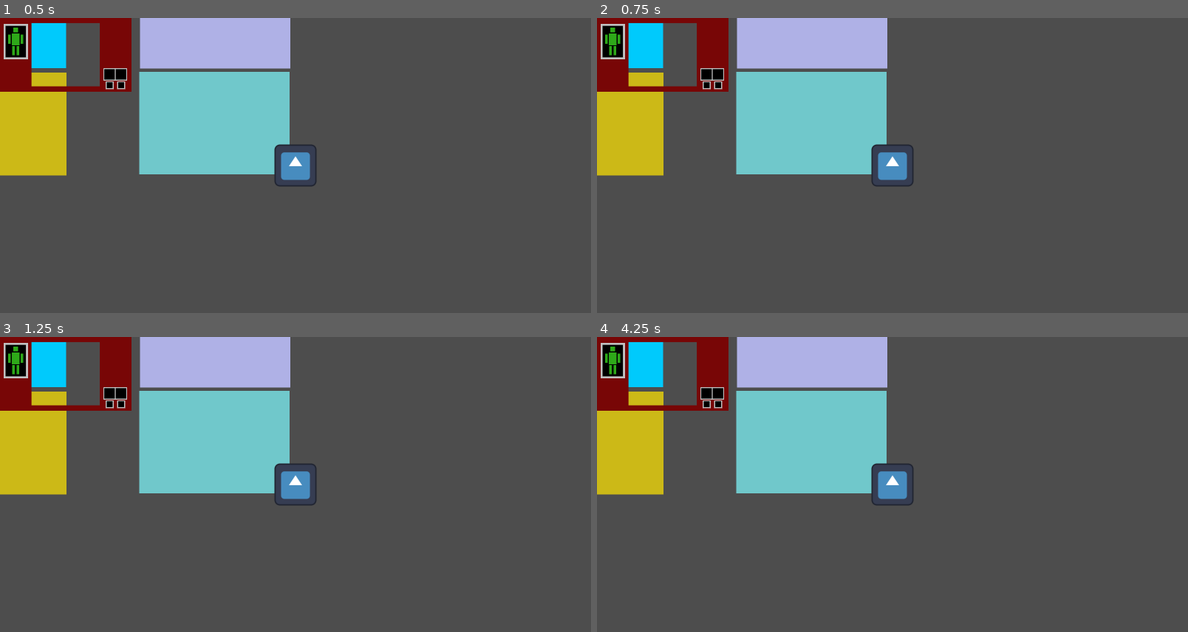
Above: before the commit, frames 1-4 (two rows, left to right).
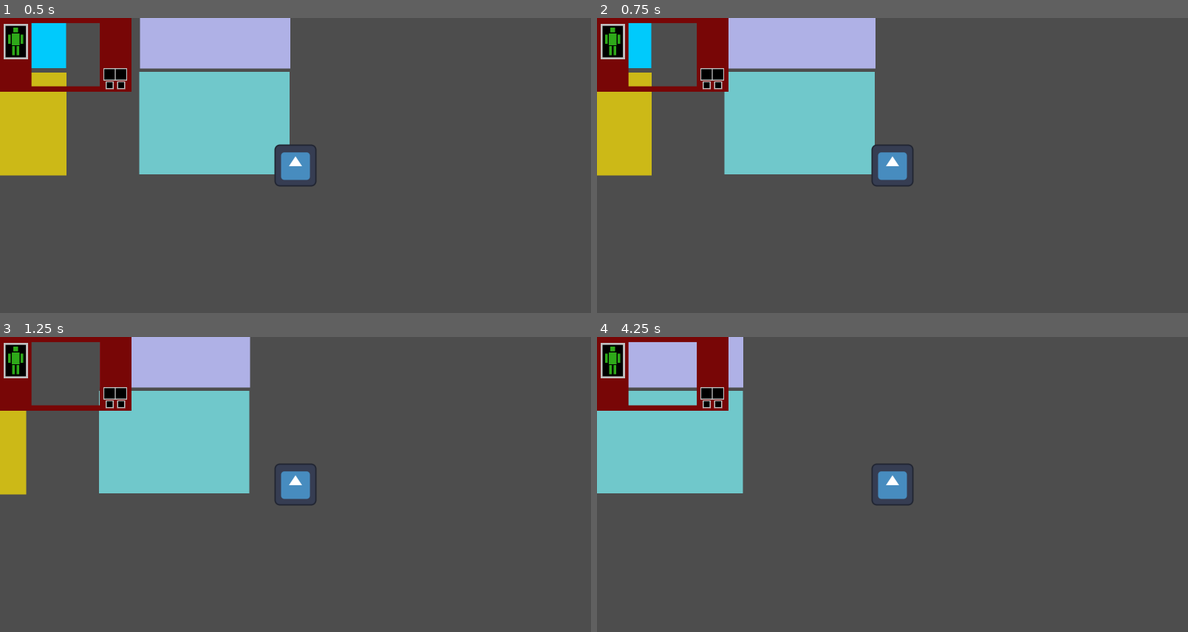
Above: after the commit, the same moments.

Repository: alin-but-real/gamenr1
Game: Godot game, scene res://scenes/main.tscn
Two runs of this game, one before a commit and one after it. Both use one fixed random seed, a clock stepped at 60 frames per second and the inputs below. The engine's default icon, where the game draws it, is replaced by a stand-in: a white triangle on a blue panel in a dark square.
Inputs:
- Up to frame 1 (0.5 s): no input
- Up to frame 2 (0.75 s): tap Enter at 0.5 s; hold D (move_right) from 0.53 s (still down)
- Up to frame 3 (1.25 s): keep holding D (move_right)
- Up to frame 4 (4.25 s): release D (move_right) at 1.28 s; hold S (move_backward) 1.28-2.03 s; hold D (move_right) 2.03-2.78 s; hold W (move_forward) 2.78-3.53 s; hold A (move_left) from 3.53 s (still down)

Frame 1 is identical in both runs. In frame 2, 2.8% of the frame differs, in the area x 9-50%, y 0-54%; in frame 3, 8.8%; in frame 4, 22%, in the area x 0-50%, y 0-54%.

Commit message:
dash code 2, dashes done

Diff:
--- a/scripts/player.gd
+++ b/scripts/player.gd
@@ -24,6 +24,8 @@
 var current_dash_cooldown = 0;
 ##This is the current dash speed of the player. It should be 0 most of the time.
 var current_dash_speed = 0;
+
+var dash_direction
 
 
 
@@ -95,13 +97,21 @@
 	position.x += current_move_speed*sin(rotation) * delta
 
 	#DASH HANDLING - Q AND E
-	var dash_direction = 0 #left is -1, right is +1
 
-
-	if Input.is_action_pressed("move_left"): #THESE DONT EXIST YET
-		dash_direction -= 1
-	if Input.is_action_pressed("move_right"):
-		dash_direction += 1
+	if (current_dash_cooldown == 0):
+		dash_direction = 0;
+		if Input.is_action_pressed("move_left"): #THESE DONT EXIST YET
+			dash_direction -= 1 #left is -1, right is +1
+			current_dash_cooldown = dash_cooldown
+			current_dash_speed = dash_direction * dash_speed
+		if Input.is_action_pressed("move_right"):
+			dash_direction += 1 #left is -1, right is +1
+			current_dash_cooldown = dash_cooldown
+			current_dash_speed = dash_direction * dash_speed
+	else:
+		current_dash_cooldown -= 20
+		position.y += current_dash_speed*-cos(rotation + deg_to_rad(90)) * delta
+		position.x += current_dash_speed*sin(rotation + deg_to_rad(90)) * delta
 
 
 	if (abs(current_dash_speed) <= dash_decceleration): #makes the deccelleration stop the mech once it gets close enough to 0
@@ -110,13 +120,3 @@
 		current_dash_speed += dash_decceleration
 	else:
 		current_dash_speed -= dash_decceleration
-
-
-
-	if (current_dash_cooldown) == 0:
-		current_dash_cooldown = dash_cooldown
-		current_dash_speed = dash_direction * dash_speed
-	else:
-		current_dash_cooldown -= 20
-		position.y += current_dash_speed*-cos(rotation + 0.5*dash_direction) * delta
-		position.x += current_dash_speed*sin(rotation + 0.5*dash_direction) * delta
